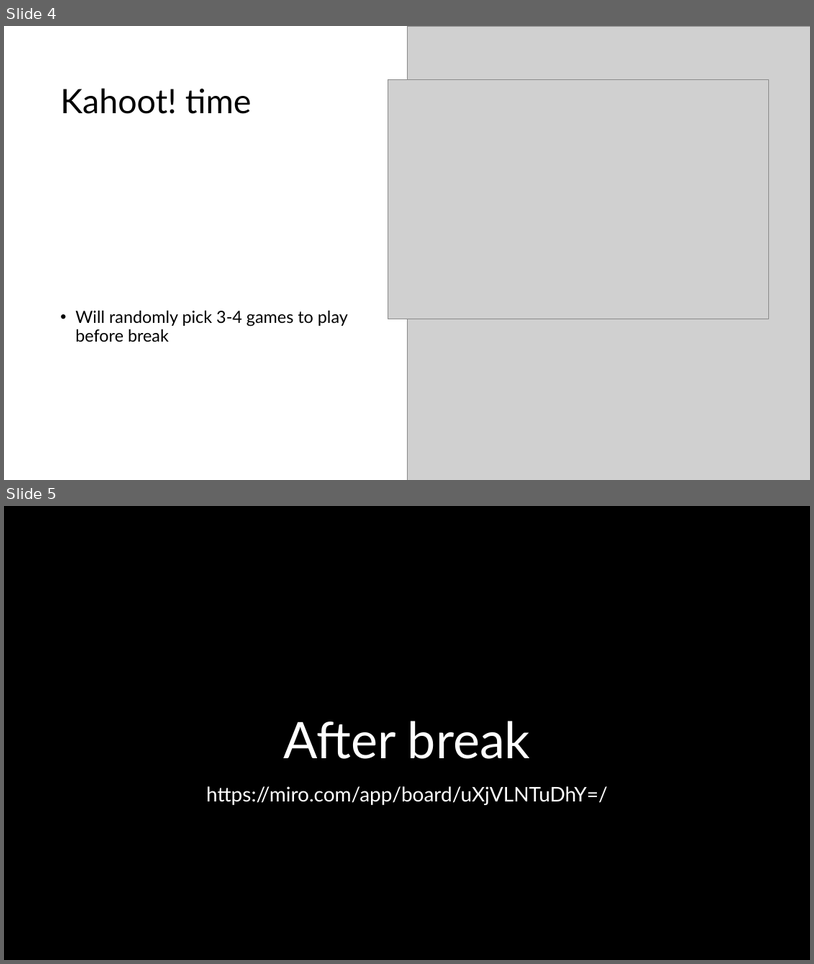
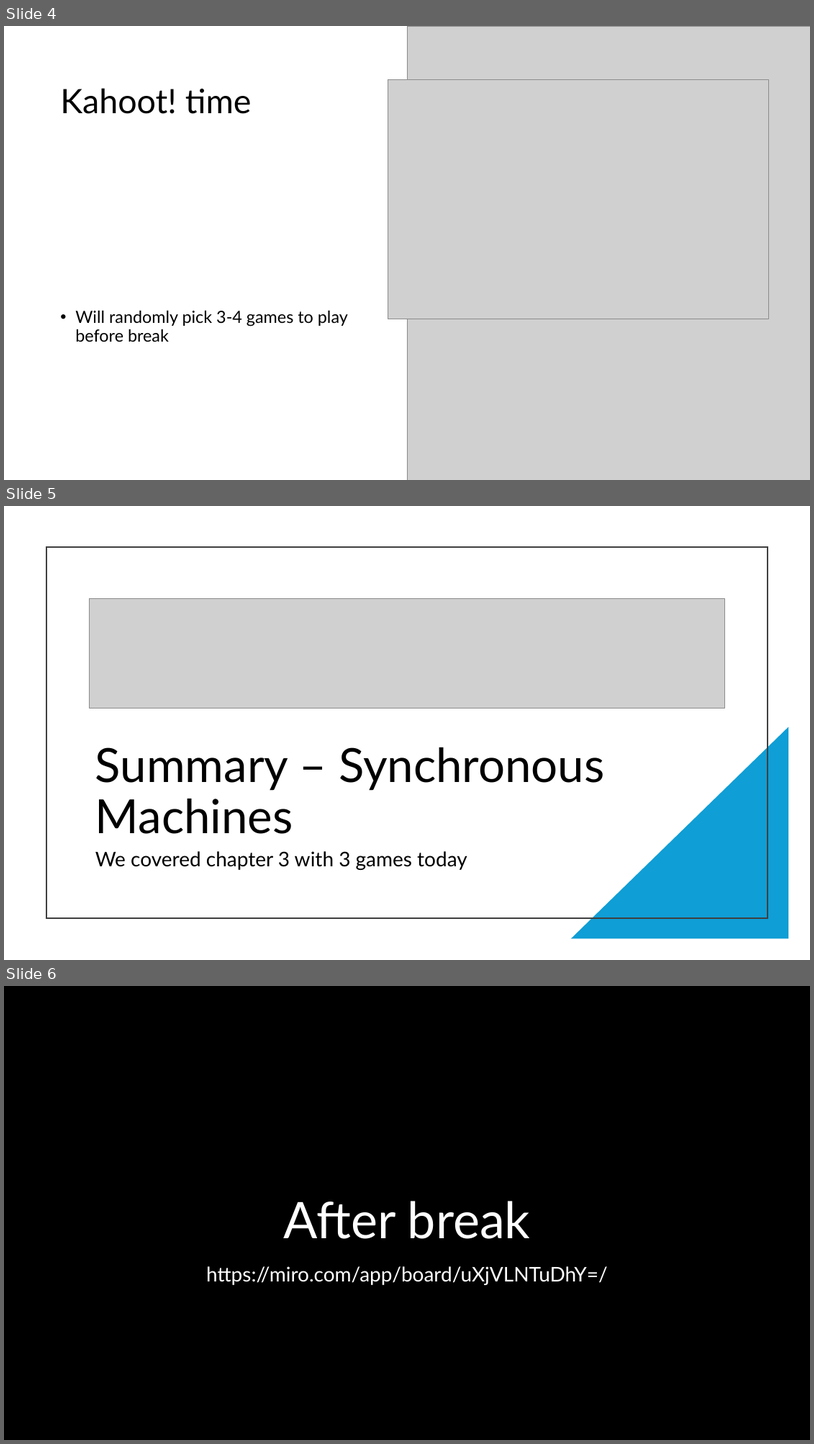
Before and after one commit to JLNU-EETC3433/courseware, a slide deck: 20241031-lesson5.pptx. Shown one above the other, each under a label of ours: slides 4 and 5 before the commit, slides 4, 5 and 6 after it. The pictures are 814x964 and 814x1444 pixels, drawn with LibreOffice and Linux fonts; fonts in the diff are those of the drawing; grey boxes stand for pictures; background and template pictures are left out. Boxes give left, top, right and bottom in pixels: in the first picture for what was removed or moved away, otherwise in the second. Text is boxed around its words. In the diff, an @@ line names an element or a change of style, - is before the commit and + after.

```diff
--- a/20241031-lesson5.pptx
+++ b/20241031-lesson5.pptx
@@ slide 5 added at [4,506,810,960], background #FFFFFF @@
@@ rectangle added at [46,547,768,918], outline #404040 1.5 pt @@
@@ picture added at [89,599,725,708] @@
@@ right triangle added at [571,727,790,939], fill #0F9ED5 @@
@@ title added at [95,747,604,834], 56 pt, text #000000 @@
+Summary – Synchronous Machines
@@ text added at [95,851,468,870], 24 pt, text #000000 @@
+We covered chapter 3 with 3 games today
@@ what was slide 5 is now slide 6 @@
```
Also in this commit, not shown: 4 other slides added, 1 other file.
